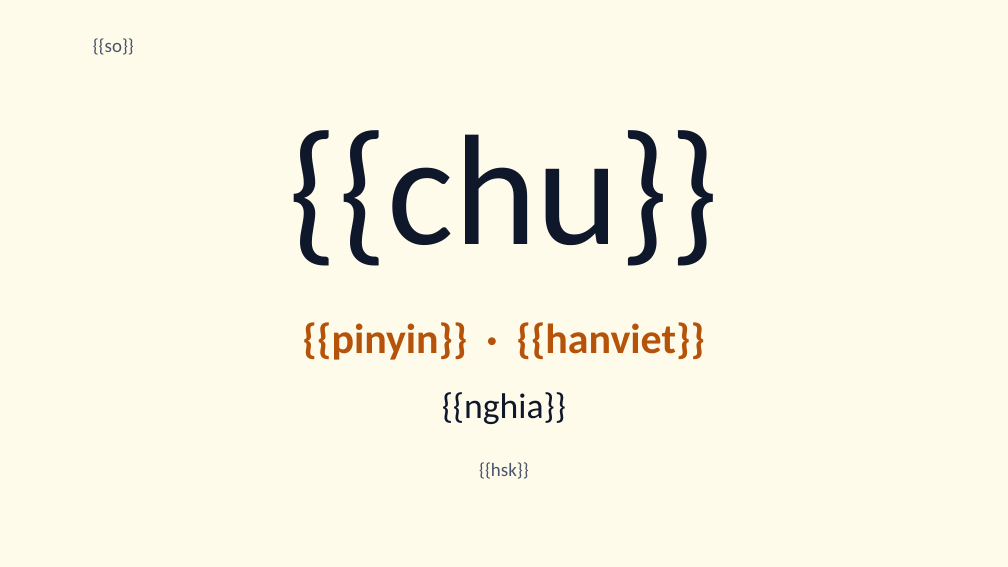
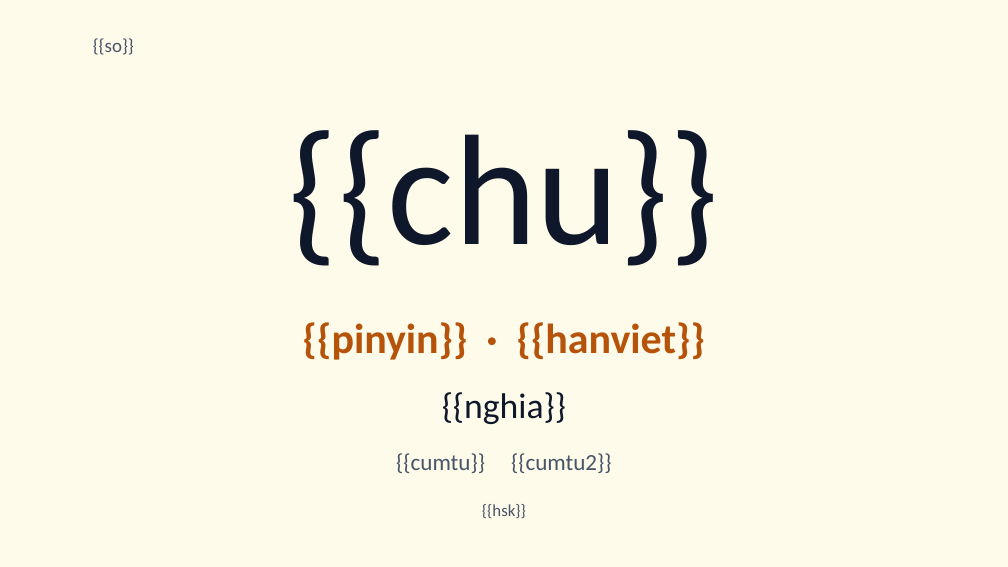
Before and after one commit to khanhnhanbk/han-ngu-studio, a slide deck: slide 2 of public/templates/ba-trang.pptx. Drawn at 1008x567 pixels with LibreOffice and Linux fonts; fonts in the diff are those of the drawing. Boxes give left, top, right and bottom in pixels: in the first picture for what was removed or moved away, otherwise in the second. Text is boxed around its words. In the diff, an @@ line names an element or a change of style, - is before the commit and + after.

```diff
--- a/public/templates/ba-trang.pptx
+++ b/public/templates/ba-trang.pptx
@@ text added at bbox=[396, 453, 612, 473], 22 pt, text #475569 @@
+{{cumtu}} {{cumtu2}}
@@ text "{{hsk}}": place and size @@
-text "{{hsk}}" at bbox=[479, 462, 529, 479]
+text "{{hsk}}" at bbox=[482, 504, 526, 519]
@@ text "{{hsk}}" at bbox=[482, 504, 526, 519]: size 18 to 16 pt @@
```
Also in this commit, not shown: 14 other files.
